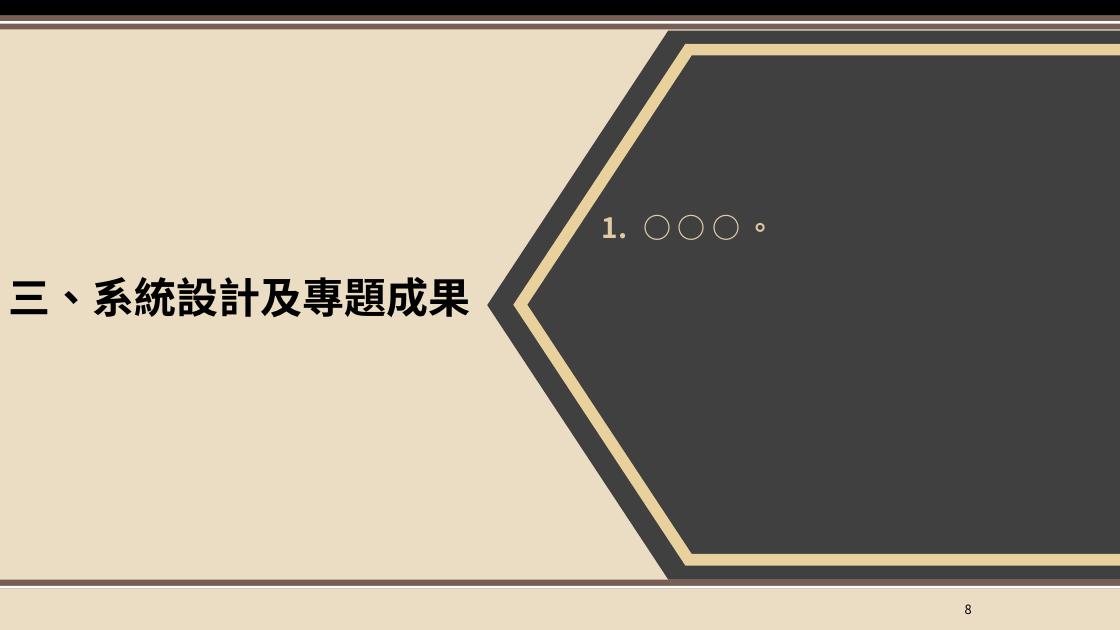
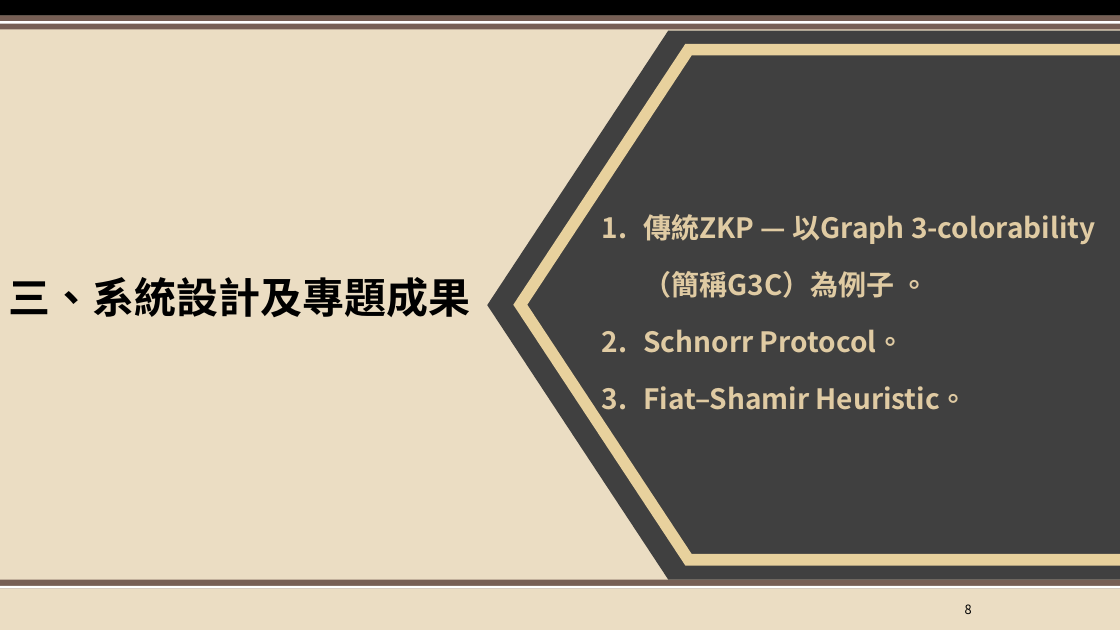
Before and after one commit to XXXaBg3619/ZKP, a slide deck: slide 8 of 密碼學期末專題簡報.pptx. Drawn at 1120x630 pixels with LibreOffice and Linux fonts; fonts in the diff are those of the drawing; background and template pictures are left out. Boxes give left, top, right and bottom in pixels: in the first picture for what was removed or moved away, otherwise in the second. Text is boxed around its words. In the diff, an @@ line names an element or a change of style, - is before the commit and + after.

```diff
--- a/密碼學期末專題簡報.pptx
+++ b/密碼學期末專題簡報.pptx
@@ text at box(643, 214, 1095, 410): text changed @@
-1. ○ ○ ○ 。
+1. 傳統ZKP — 以Graph 3-colorability（簡稱G3C）為例子 。
+2. Schnorr Protocol。
+3. Fiat–Shamir Heuristic。
```
Also in this commit, not shown: 5 other slides changed, 6 slides added.
